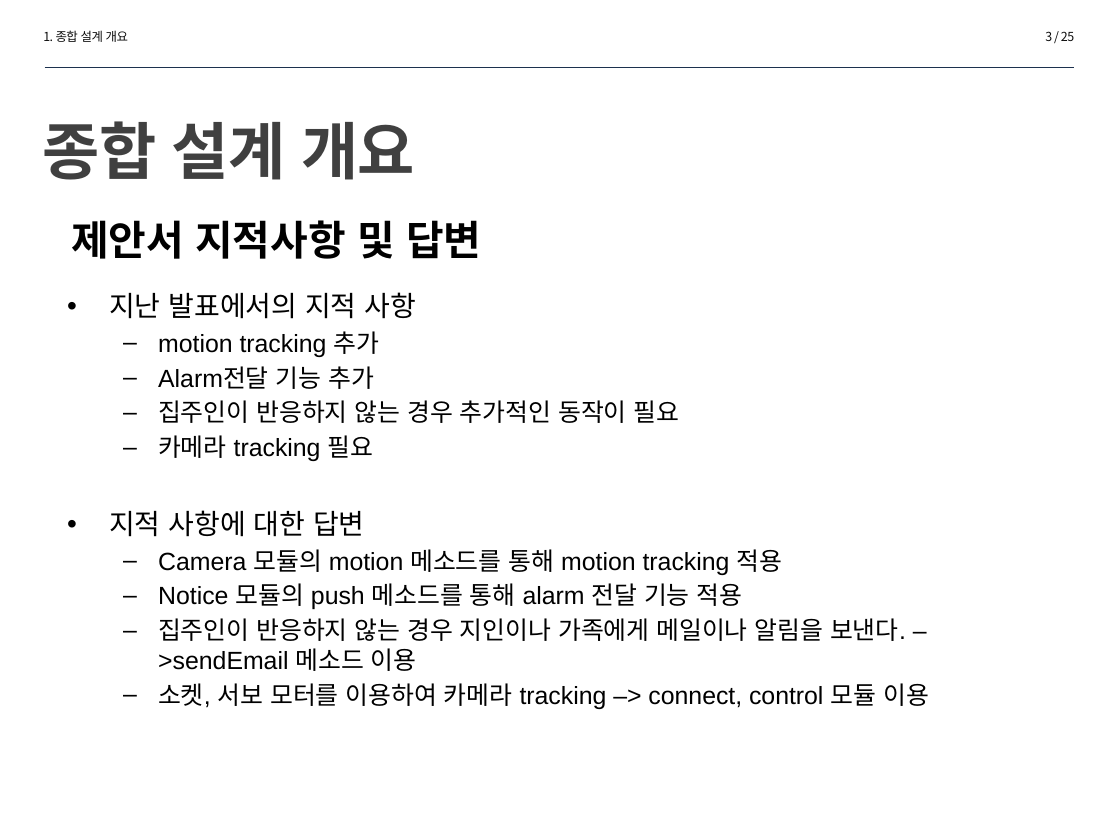
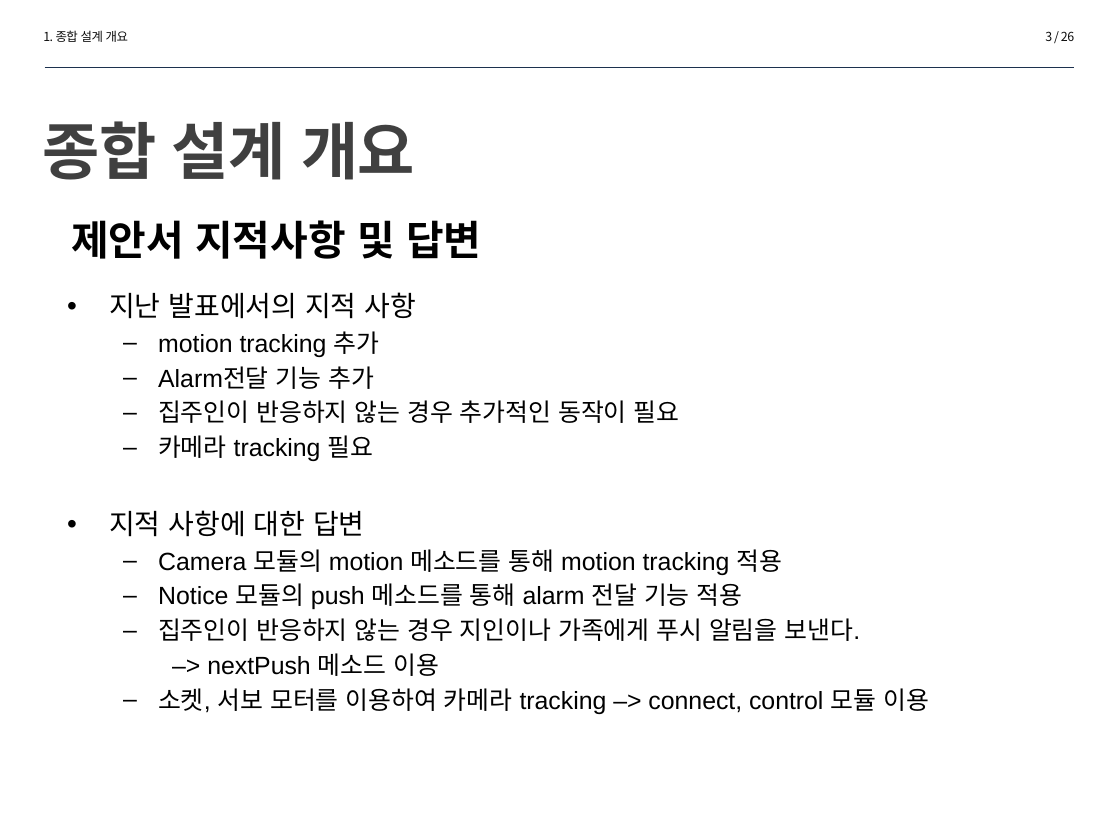
Before and after one commit to dlalscjf94/MinjeongLee, a slide deck: slide 3 of 설계서4-10(이민철,민준호,정재훈).pptx. Drawn at 1120x840 pixels with LibreOffice and Linux fonts; fonts in the diff are those of the drawing. Boxes give left, top, right and bottom in pixels: in the first picture for what was removed or moved away, otherwise in the second. Text is boxed around its words. In the diff, an @@ line names an element or a change of style, - is before the commit and + after.

Commit message:
설계
설계 변경사항

```diff
--- a/설계서4-10(이민철,민준호,정재훈).pptx
+++ b/설계서4-10(이민철,민준호,정재훈).pptx
@@ page number at [1045, 31, 1074, 41]: text changed @@
-3 / 25
+3 / 26
@@ text at [158, 618, 860, 676]: text changed @@
-  – 집주인이 반응하지 않는 경우 지인이나 가족에게 메일이나 알림을 보낸다. –>sendEmail 메소드 이용
+  – 집주인이 반응하지 않는 경우 지인이나 가족에게 푸시 알림을 보낸다.
+    –> nextPush 메소드 이용
```
Also in this commit, not shown: 4 other slides changed, 1 slide added.
